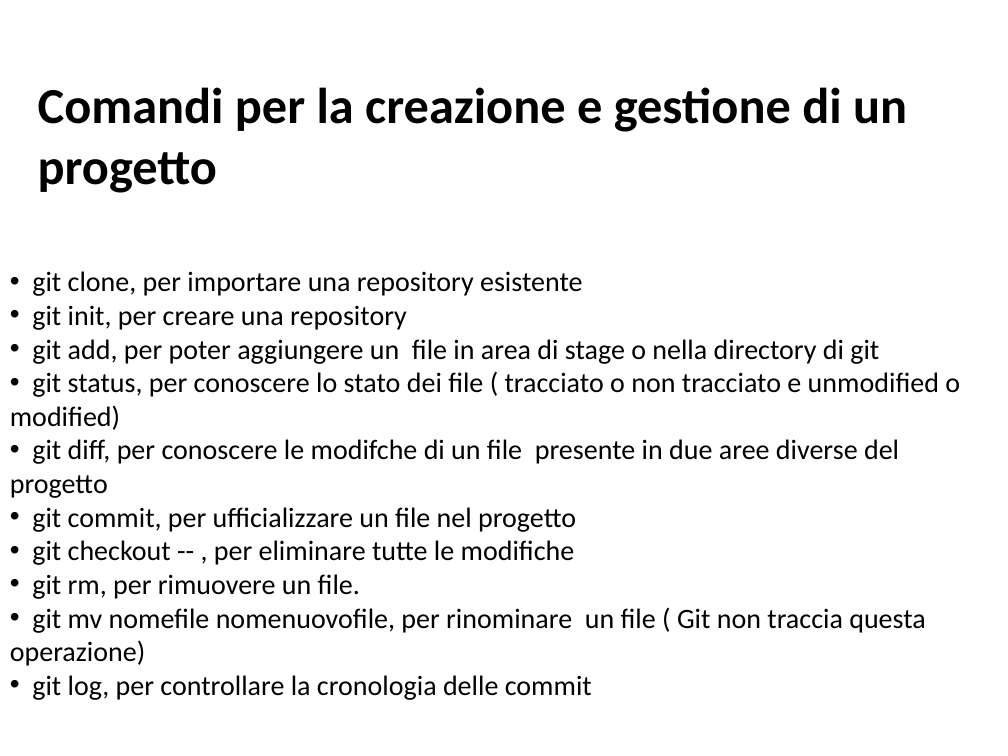
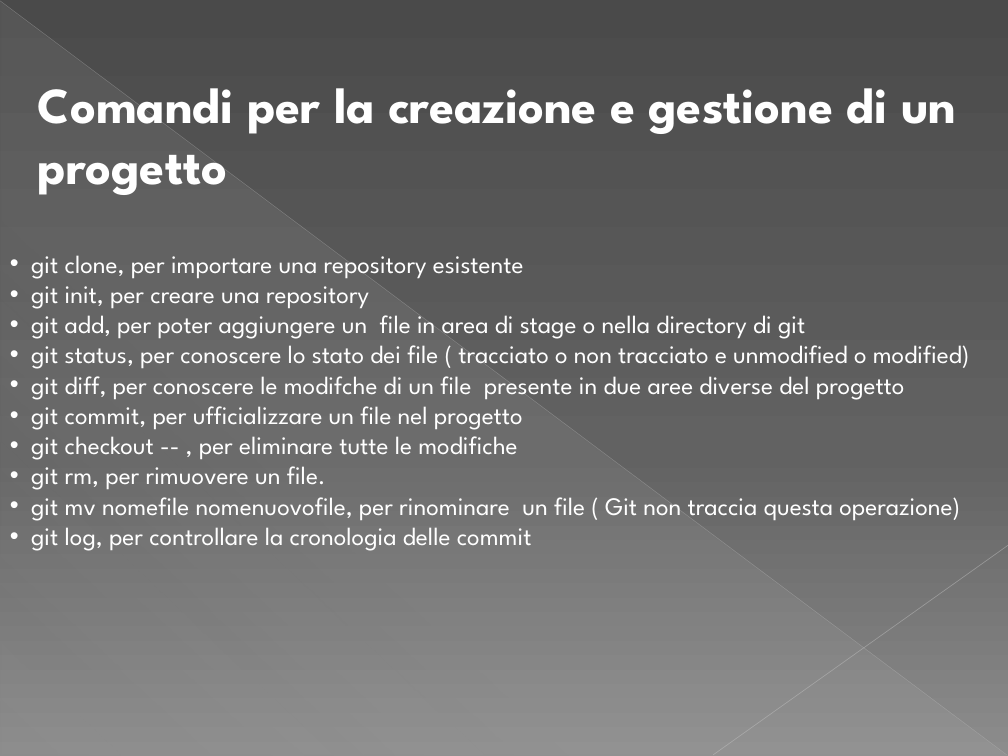
Before and after one commit to IlPep/PresentazioneLaurea, a slide deck: slide 8 of Presentazione tesi.pptx (slide 7 before the commit). Drawn at 1008x756 pixels with LibreOffice and Linux fonts; fonts in the diff are those of the drawing. Boxes give left, top, right and bottom in pixels: in the first picture for what was removed or moved away, otherwise in the second. Text is boxed around its words. In the diff, an @@ line names an element or a change of style, - is before the commit and + after.

```diff
--- a/Presentazione tesi.pptx
+++ b/Presentazione tesi.pptx
@@ background #FFFFFF to gradient #4A4A4A to #626262 to #8C8C8C @@
@@ line added from (0, 1) to (1007, 755), #BFBFBF 0.39 pt @@
@@ right triangle added at [1, 2, 1007, 756], fill gradient #D2D2D2 @@
@@ text "Comandi per la creazione e ..." at [38, 88, 956, 195]: font Calibri to League Spartan, text colour #000000 to #FFFFFF @@
@@ text "git clone, per importare una ...": place and size @@
-text "git clone, per importare una ..." at [10, 271, 960, 700]
+text "git clone, per importare una ..." at [31, 255, 970, 551]
@@ text "git clone, per importare una ..." at [31, 255, 970, 551]: size 20 to 18 pt, font Calibri to League Spartan, text colour #000000 to #FFFFFF @@
@@ line added from (1008, 545) to (713, 755), #C6C6C6 0.47 pt @@
```
Also in this commit, not shown: 12 other slides changed, 4 slides added, 2 slides removed, 1 other file.
